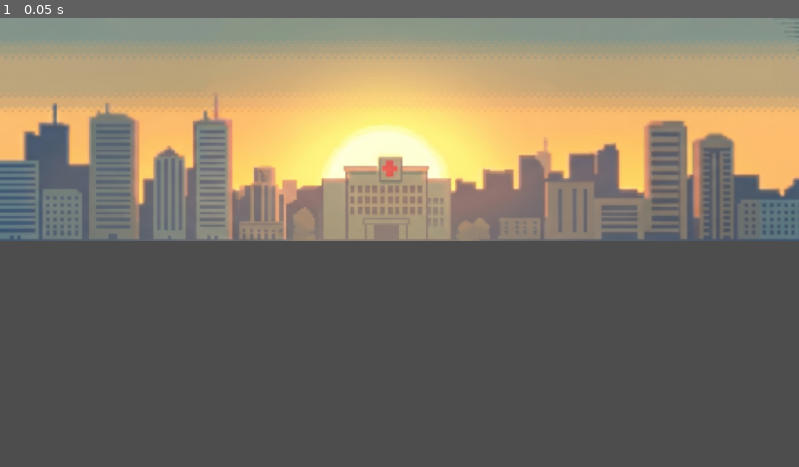
Above: before the commit, frame 1.
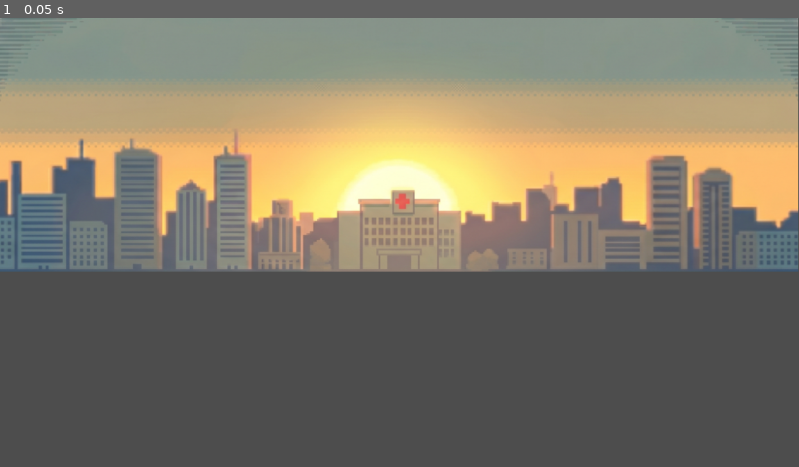
Above: after the commit, the same moment.

Repository: AnaLuizaS4ntos/Corrida_vital_v1
Game: Godot game, scene res://scenes/cena_Rua.tscn
Same seed, same stepped clock (60 frames per second), same inputs: the game is played once before the commit and once after it. The project has no main scene, so this scene is started directly.
Inputs:
- Up to frame 1 (0.05 s): no input

The runs differ from the first frame. In frame 1, 40% of the frame differs, in the area x 0-100%, y 0-57%.

Commit message:
fazendo o codgio da rua

Diff:
--- a/scenes/cena_Rua.tscn
+++ b/scenes/cena_Rua.tscn
@@ -1,11 +1,14 @@
 [gd_scene format=3 uid="uid://c031y7yi61u4n"]
 
-[ext_resource type="Texture2D" uid="uid://c1otvaybuq8lr" path="res://assets/Captura de tela 2026-05-14 150802.png" id="1_jfhvc"]
+[ext_resource type="Script" uid="uid://dl2otafkeoyte" path="res://scr/cena_rua.gd" id="1_gpi17"]
+[ext_resource type="Texture2D" uid="uid://j3c106oa70si" path="res://assets/Captura de tela 2026-05-15 012241.png" id="1_jfhvc"]
 
 [node name="Pseudo_3D" type="Node2D" unique_id=711295868]
+script = ExtResource("1_gpi17")
 
-[node name="CapturaDeTela20260514150802" type="Sprite2D" parent="." unique_id=1609014180]
-position = Vector2(-68, -64)
-scale = Vector2(1.0211641, 1.0211641)
+[node name="CapturaDeTela20260515012241" type="Sprite2D" parent="." unique_id=211943993]
+scale = Vector2(0.9786097, 0.9786096)
 texture = ExtResource("1_jfhvc")
 centered = false
+region_enabled = true
+region_rect = Rect2(0, 0, 1176, 374)
--- /dev/null
+++ b/scr/cena_rua.gd
@@ -0,0 +1,73 @@
+extends Node2D
+
+
+#logica da pista
+var color := {
+	"grass-dark" :Color(0.22, 0.447, 0.0, 1.0),
+	"grass_light" :Color(0.031, 0.184, 0.0, 1.0),
+	"border_dark" :Color(1.0, 0.0, 0.0, 1.0),
+	"border_ligth" :Color(0.42, 0.42, 0.42),
+	"road_dark" :Color(0.4, 0.4, 0.4),
+	"strip_dark" :Color(0, 0 , 0, 0),
+	"strip_ligth" :Color(1, 1, 1),
+}
+
+#variavel da posicao da pista
+var width :=1024
+var heigth := 600
+var road_width := 2000
+var seg := 200
+var cam := 0.85
+var lines := []
+var pos := 0
+var num
+var skyline_pos := 0.0
+var skyline_h := 0
+
+
+#variavel de direcao
+var road_length := 2000
+var direction := 0
+
+@onready var captura_de_tela: Sprite2D = $CapturaDeTela20260515012241
+
+
+# Called when the node enters the scene tree for the first time.
+func _ready() -> void:
+	for i in range(road_length):
+		lines.append({x=0, y=0, z=0, X=0, Y=0, W=0, scale = 0, curve = 0})
+		lines[i].z = i * seg + 0.00000001
+
+	num = lines.size()
+
+
+#desenhando a pista
+func _draw():
+	# Loop que desenha os segmentos de trás para frente (horizonte para baixo)
+	var start_pos = pos / seg
+
+	for i in range(1, 300): # Desenha 300 segmentos à frente
+		var curr = lines[(start_pos + i) % num]
+		var prev = lines[(start_pos + i - 1) % num]
+
+		# Determina se o segmento é claro ou escuro para o efeito de "zebra"
+		var is_dark = (start_pos + i) % 6 < 3
+		var grass_color = color["grass-dark"] if is_dark else color["grass_light"]
+		var road_color = color["road_dark"] if is_dark else color["border_ligth"] # Ajuste as cores conforme preferir
+
+		# Desenha a Grama (Fundo)
+		draw_rect(Rect2(0, prev.Y, width, curr.Y - prev.Y), grass_color)
+
+		# Desenha a Pista (Trapézio)
+		var points = PackedVector2Array([
+			Vector2(prev.X - prev.W, prev.Y), # A
+			Vector2(prev.X + prev.W, prev.Y), # B
+			Vector2(curr.X + curr.W, curr.Y), # C
+			Vector2(curr.X - curr.W, curr.Y)  # D
+		])
+		draw_colored_polygon(points, road_color)
+
+
+# Called every frame. 'delta' is the elapsed time since the previous frame.
+func _process(delta: float) -> void:
+	pass
Binary file removed: assets/Captura de tela 2026-05-14 150802.png
Binary file added: assets/Captura de tela 2026-05-15 012241.png
Not shown, changed: assets/Captura de tela 2026-05-15 012241.png.import
Binary file removed: assets/player/sprite 1 (1).png
Not shown, removed: assets/player/sprite 1 (1).png.import
Not shown, added: scr/cena_rua.gd.uid
